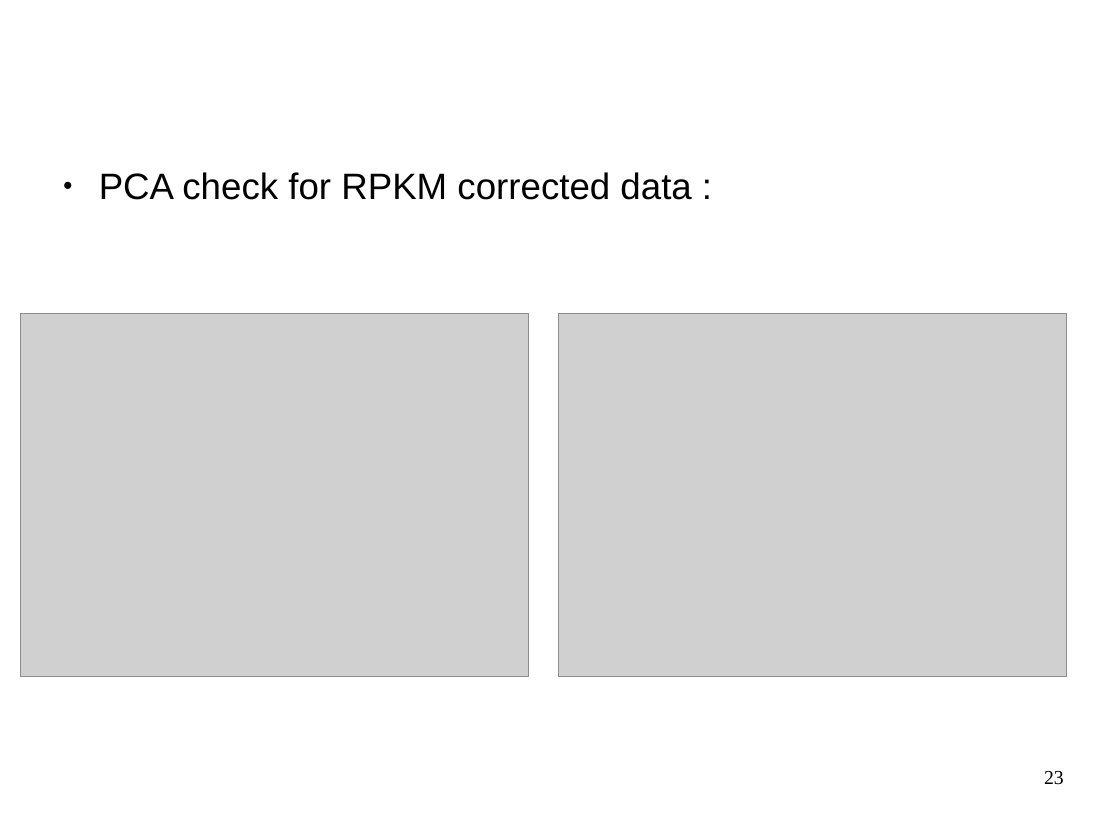
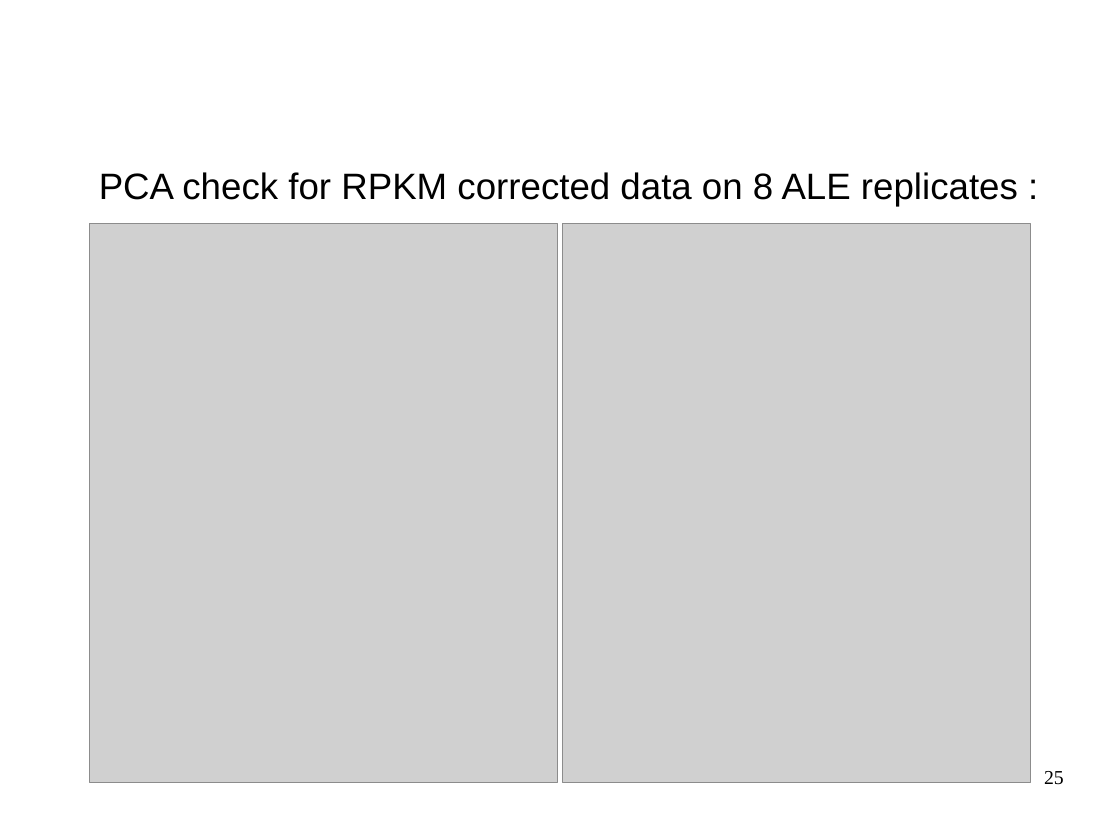
Before and after one commit to mesmeraf/stage_M2, a slide deck: slide 25 of presentations/presentation_labo_03-19.odp (slide 23 before the commit). Drawn at 1120x840 pixels with LibreOffice and Linux fonts; fonts in the diff are those of the drawing; grey boxes stand for pictures; background and template pictures are left out. Boxes give left, top, right and bottom in pixels: in the first picture for what was removed or moved away, otherwise in the second. Text is boxed around its words. In the diff, an @@ line names an element or a change of style, - is before the commit and + after.

```diff
--- a/presentations/presentation_labo_03-19.odp
+++ b/presentations/presentation_labo_03-19.odp
@@ text at (x1=99, y1=172, x2=1018, y2=206): text changed @@
-● PCA check for RPKM corrected data :
+PCA check for RPKM corrected data on 8 ALE replicates :
@@ picture resized from (x1=20, y1=314, x2=528, y2=677) to (x1=89, y1=224, x2=557, y2=783) @@
@@ picture resized from (x1=559, y1=314, x2=1067, y2=677) to (x1=563, y1=224, x2=1031, y2=783) @@
@@ page number at (x1=1044, y1=771, x2=1064, y2=785): text changed @@
-23
+25
```
Also in this commit, not shown: 18 other slides changed, 2 slides added, 3 other files.
